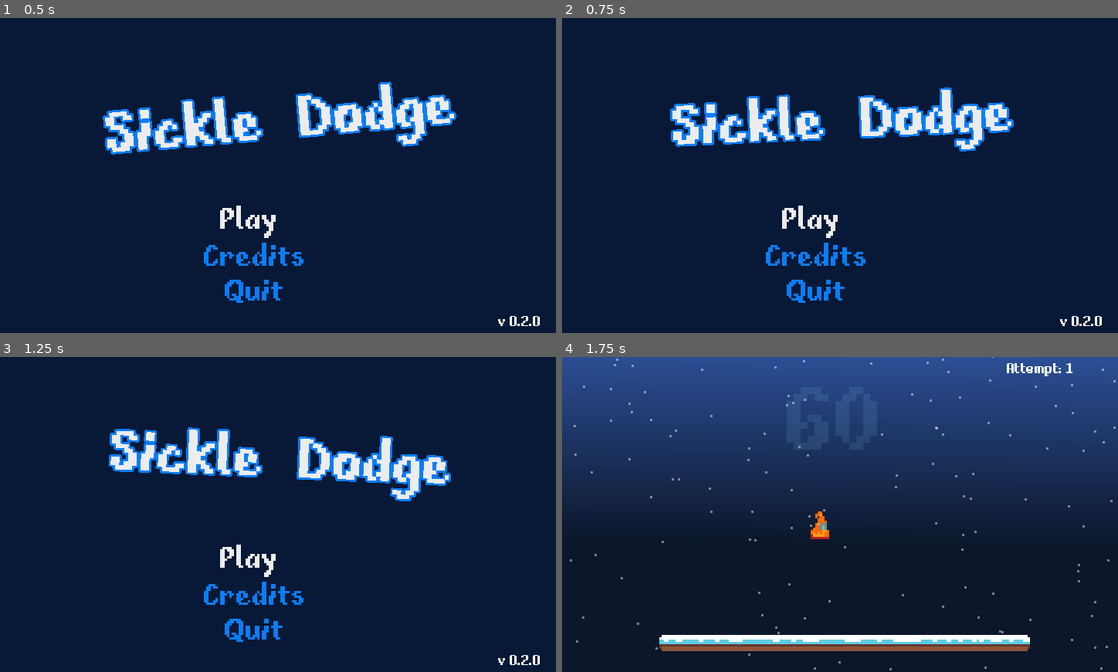
Above: before the commit, frames 1-4 (two rows, left to right).
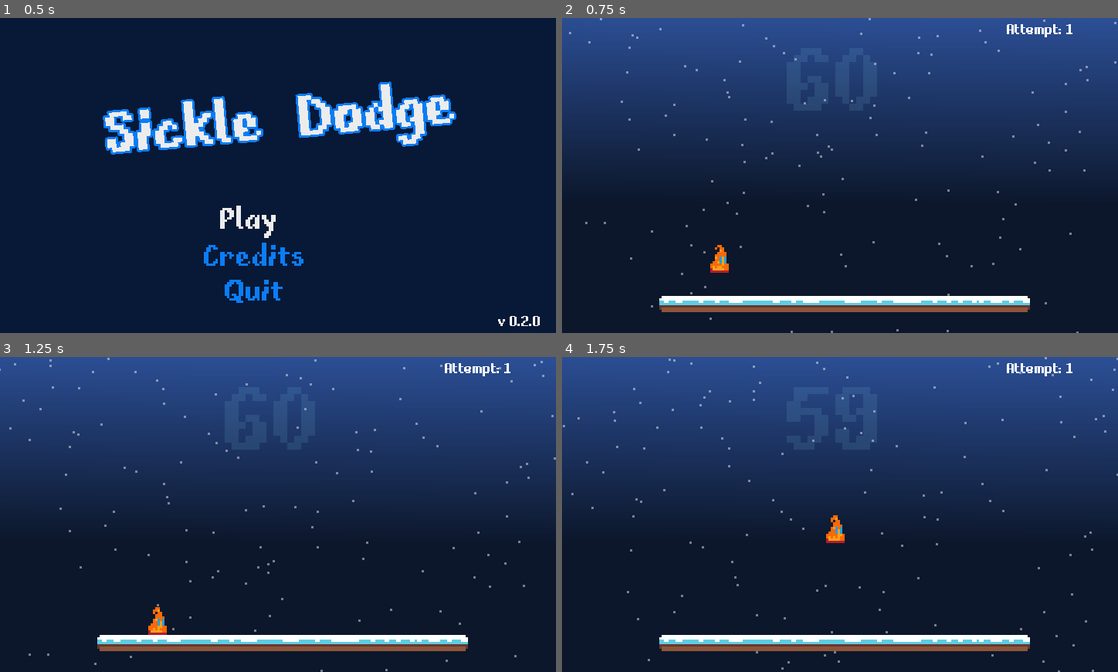
Above: after the commit, the same moments.

Repository: sugarvoid/winter-break-jam
Game: Godot game, scene res://game/menu/title_menu.tscn
The game is run twice, just before and just after one commit, with the same random seed, the same clock (stepped at 60 frames per second) and the same inputs. Sound files missing from this copy of the repository are replaced by a short silence.
Inputs (mouse positions are in pixels of both pictures, inside the frame that each line leads up to):
- Up to frame 1 (0.5 s): no input
- Up to frame 2 (0.75 s): click (934, 125) at 0.52 s
- Up to frame 3 (1.25 s): no input
- Up to frame 4 (1.75 s): tap Enter (ui_accept) at 1.25 s; hold D (move_right) from 1.28 s (still down); tap W (jump) at 1.52 s

Frame 1 is identical in both runs. In frame 2, 44% of the frame differs, in the area x 0-100%, y 0-100%; in frame 3, 44%; in frame 4, 1.1%.

Commit message:
Fix player dying after winning game

Diff:
--- a/game/danger_object/danger_object.gd
+++ b/game/danger_object/danger_object.gd
@@ -29,8 +29,8 @@
 
 func _on_hit(body: Node) -> void:
 	self.made_contact = true
-	#print(body)
 	if body.has_method("take_damage"):
+		pass
 		body.take_damage()
 	else:
 		$Hitbox.set_deferred("disabled", true)
--- a/game/game.gd
+++ b/game/game.gd
@@ -32,8 +32,9 @@
 	self._set_up_new_game()
 
 func _set_up_new_game() -> void:
+	self.player.is_freezable = true
 	self._time_left = GAME_LENGTH
-
+	self.lbl_time_left.visible = true
 	self.player_attempts += 1
 	self._update_time_left_label()
 	self._update_attempt_counter(player_attempts)
@@ -120,6 +121,9 @@
 	print('gameover')
 
 func _game_won() -> void:
+	self.player.is_freezable = false
+	self.gamer_timer.stop()
+	self.lbl_time_left.visible = false
 	# play winning sound
 	$OverLay/LblWin.visible = true
 	print('You win!')
--- a/game/menu/title_menu.gd
+++ b/game/menu/title_menu.gd
@@ -6,6 +6,8 @@
 onready var option_list: Control = get_node("Options")
 onready var animation_player: AnimationPlayer = get_node("AnimationPlayer")
 onready var title_music: AudioStreamPlayer = get_node("AudioStreamPlayer")
+
+onready var btn_cheat_mode: TextureButton = get_node("BtnCheatMode")
 
 onready var credits: Control = get_node("Credits")
 
@@ -17,6 +19,7 @@
 	_highlight_selected_option()
 	self.animation_player.play("title_sway")
 	self.title_music.play(26.00)
+	self.btn_cheat_mode.connect("pressed", self, "_enter_cheat_mode")
 
 func _process(delta):
 	if !self.credits.visible:
@@ -54,6 +57,10 @@
 	else:
 		selected_option += 1
 
+func _enter_cheat_mode() -> void:
+	_make_selection(0)
+	print("pressed cheat mode")
+
 func _highlight_selected_option() -> void:
 	for l in option_list.get_children():
 		l.set("custom_colors/font_color", DEFAULT_COLOR)
--- a/game/menu/title_menu.tscn
+++ b/game/menu/title_menu.tscn
@@ -170,3 +170,9 @@
 
 [node name="AnimationPlayer" type="AnimationPlayer" parent="."]
 anims/title_sway = SubResource( 3 )
+
+[node name="BtnCheatMode" type="TextureButton" parent="."]
+margin_left = 128.0
+margin_top = 32.0
+margin_right = 193.0
+margin_bottom = 60.0
--- a/game/player/player.gd
+++ b/game/player/player.gd
@@ -25,6 +25,7 @@
 var gravity: float = 1000.0
 var horizontal_direction: int
 
+var is_freezable: bool = true
 var jumps: int = 0
 var jump_strength: float =  300.0
 var max_jumps: int = 2
@@ -38,6 +39,7 @@
 var is_idle: bool
 
 func _ready():
+	hitbox.set_deferred("disabled", true)
 	_reset_collsion_shape()
 	animated_sprite.play("default")
 	animated_sprite.connect("animation_finished", self, "_animation_finished")
@@ -115,7 +117,7 @@
 	self.jumps = 0
 
 func _on_frozen() -> void:
-	if self.is_alive:
+	if self.is_alive and self.is_freezable:
 		print("player froze")
 		take_damage()
 
